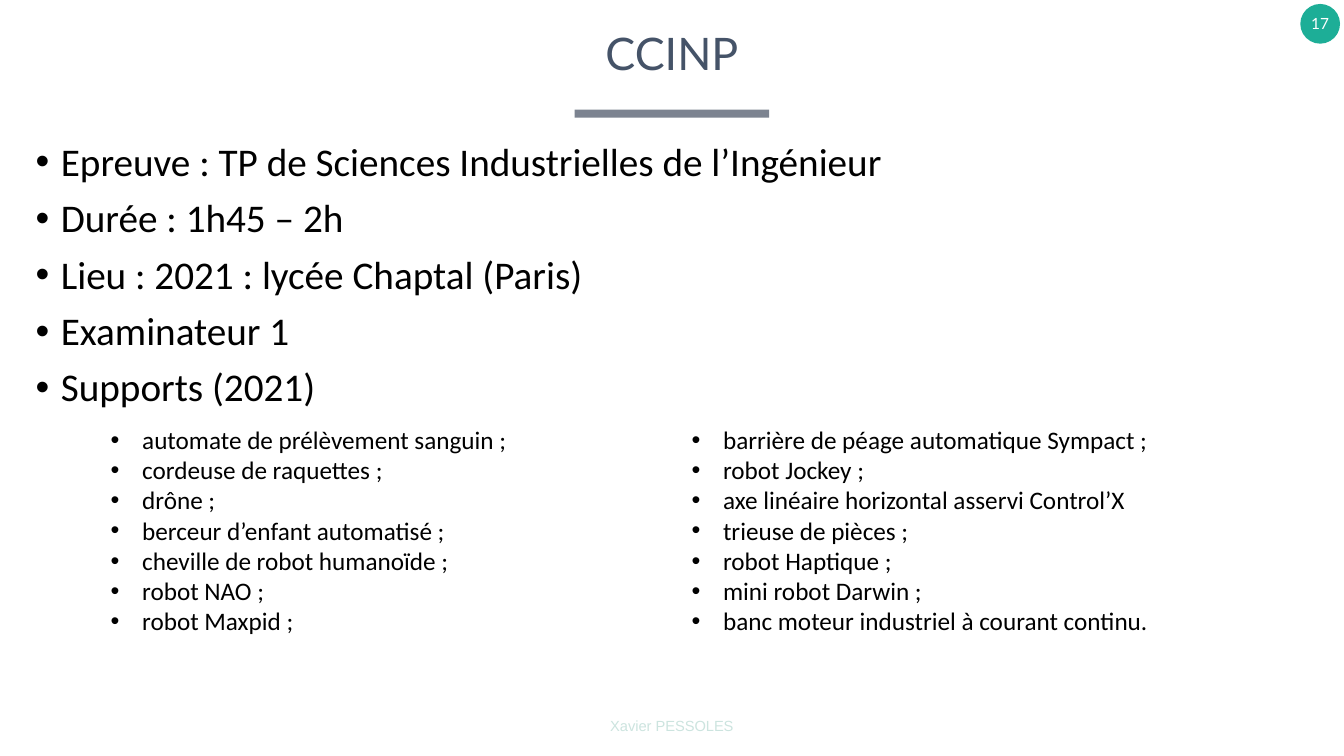
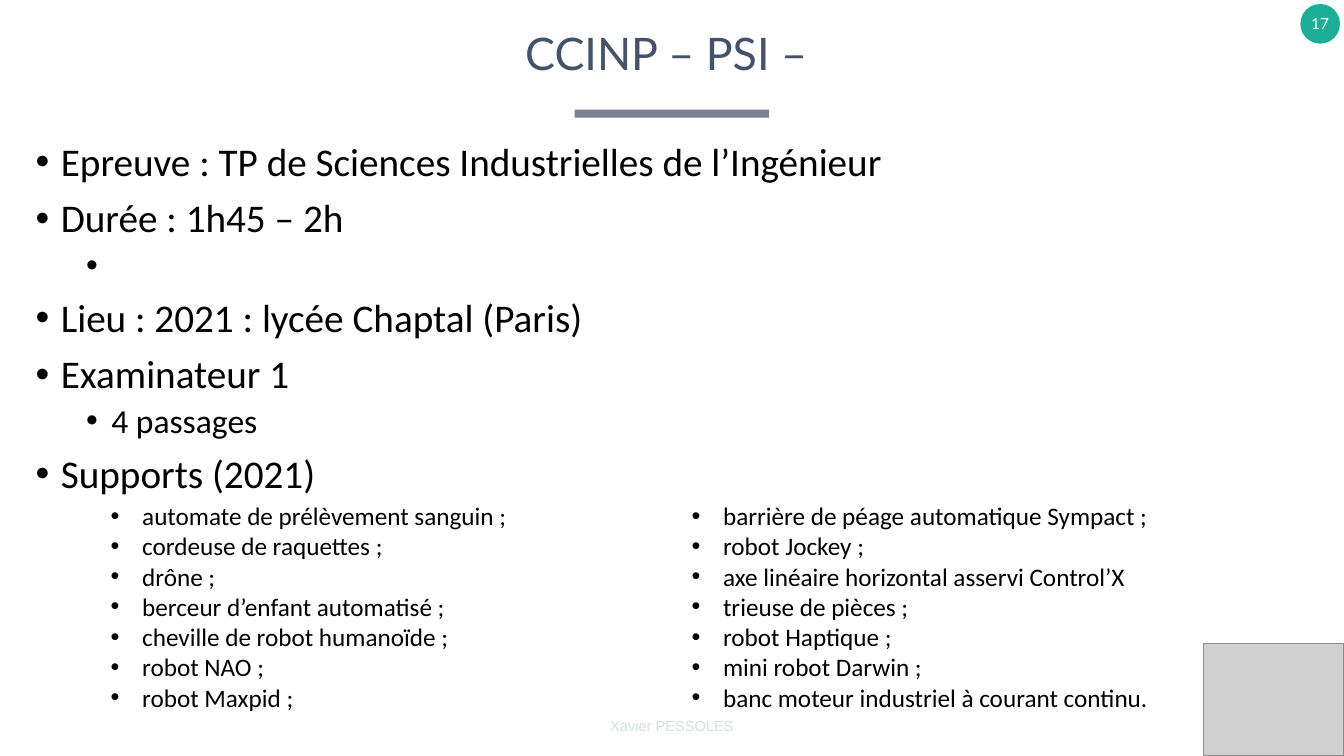
Before and after one commit to xpessoles/TP_Concours, a slide deck: slide 17 of A_Organisation/EpreuvesOralesCPGE.pptx. Drawn at 1344x756 pixels with LibreOffice and Linux fonts; fonts in the diff are those of the drawing; grey boxes stand for pictures. Boxes give left, top, right and bottom in pixels: in the first picture for what was removed or moved away, otherwise in the second. Text is boxed around its words. In the diff, an @@ line names an element or a change of style, - is before the commit and + after.

```diff
--- a/A_Organisation/EpreuvesOralesCPGE.pptx
+++ b/A_Organisation/EpreuvesOralesCPGE.pptx
@@ title at box(525, 37, 770, 71): text changed @@
-CCINP
+CCINP – PSI –
@@ text at box(111, 411, 257, 439): paragraph added @@
+  • 4 passages
@@ text "automate de prélèvement sanguin ;": place and size @@
-text "automate de prélèvement sanguin ;" at box(142, 431, 1148, 634)
+text "automate de prélèvement sanguin ;" at box(142, 507, 1148, 711)
@@ picture added at box(1204, 643, 1344, 756) @@
```
Also in this commit, not shown: 2 other slides changed, 6 slides added.
